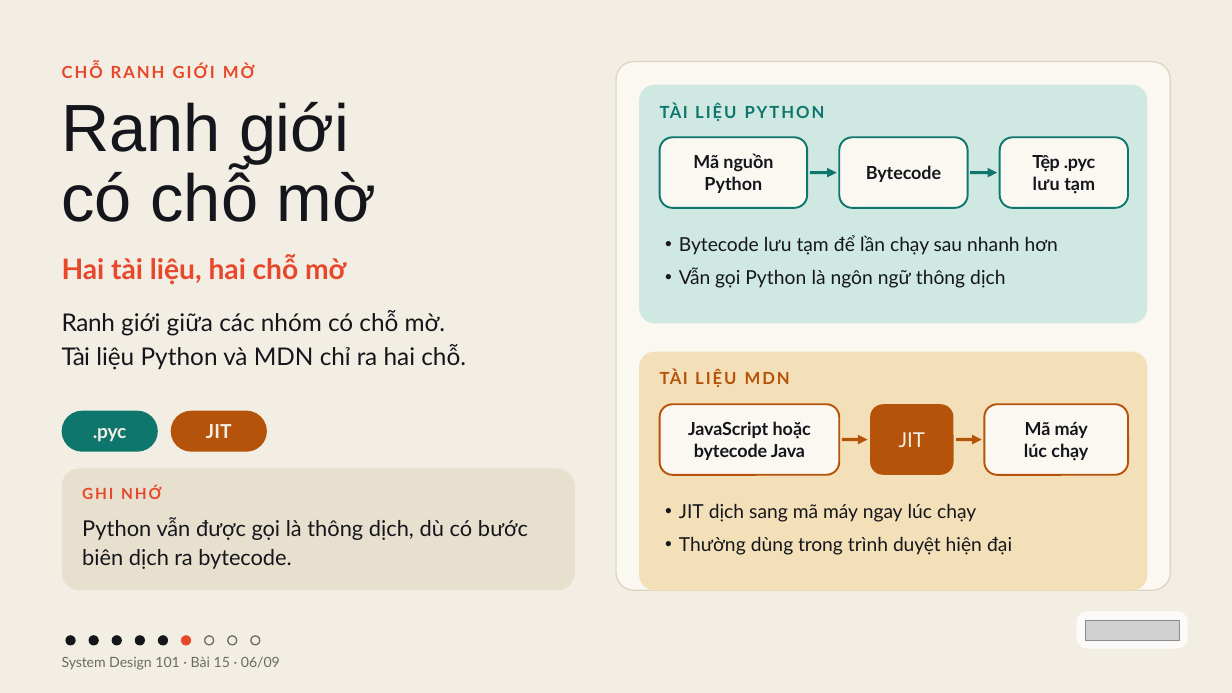
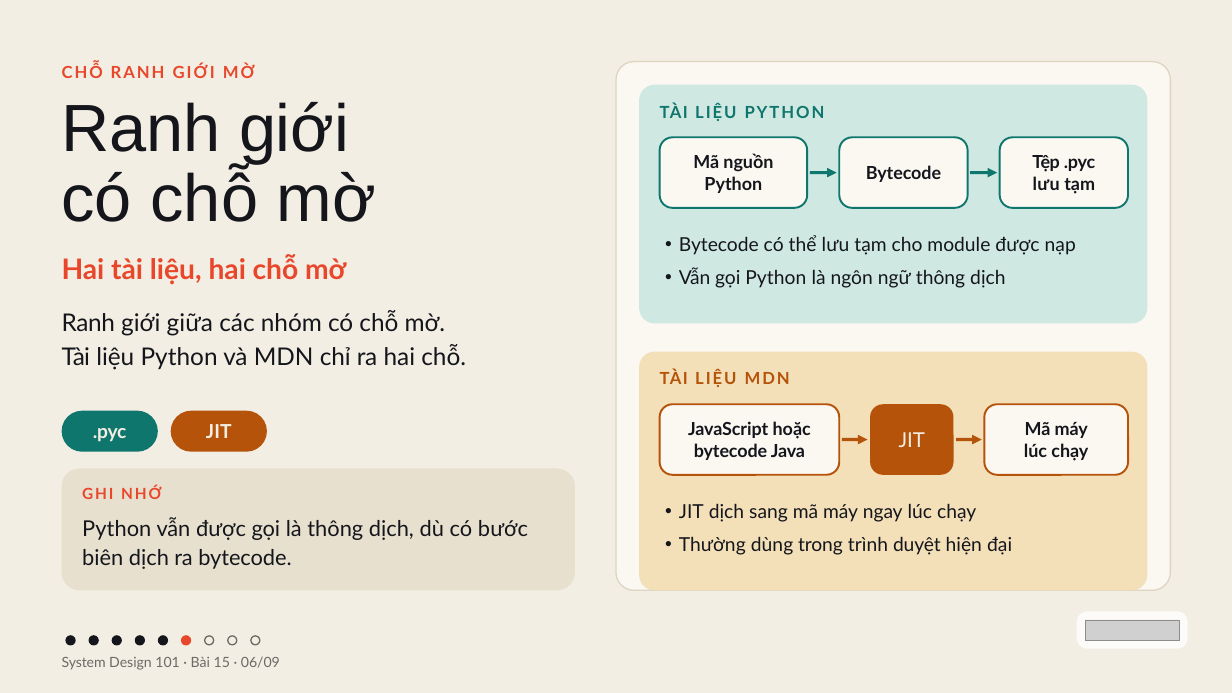
Before and after one commit to vohoailinh90/tool-marketing-studio, a slide deck: slide 6 of system-design-101/vi/lessons/sd-10-015/slides/sd-10-015.pptx. Drawn at 1232x693 pixels with LibreOffice and Linux fonts; fonts in the diff are those of the drawing; grey boxes stand for pictures. Boxes give left, top, right and bottom in pixels: in the first picture for what was removed or moved away, otherwise in the second. Text is boxed around its words. In the diff, an @@ line names an element or a change of style, - is before the commit and + after.

```diff
--- a/system-design-101/vi/lessons/sd-10-015/slides/sd-10-015.pptx
+++ b/system-design-101/vi/lessons/sd-10-015/slides/sd-10-015.pptx
@@ text at (x1=679, y1=235, x2=1076, y2=255): text changed @@
-• Bytecode lưu tạm để lần chạy sau nhanh hơn
+• Bytecode có thể lưu tạm cho module được nạp
```
Also in this commit, not shown: 1 other slide changed, 7 other files.
